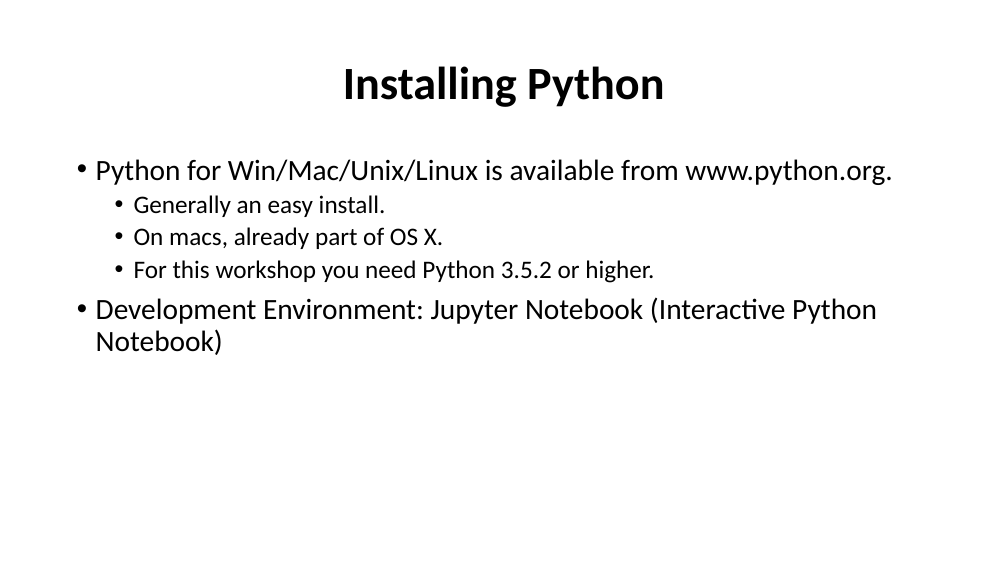
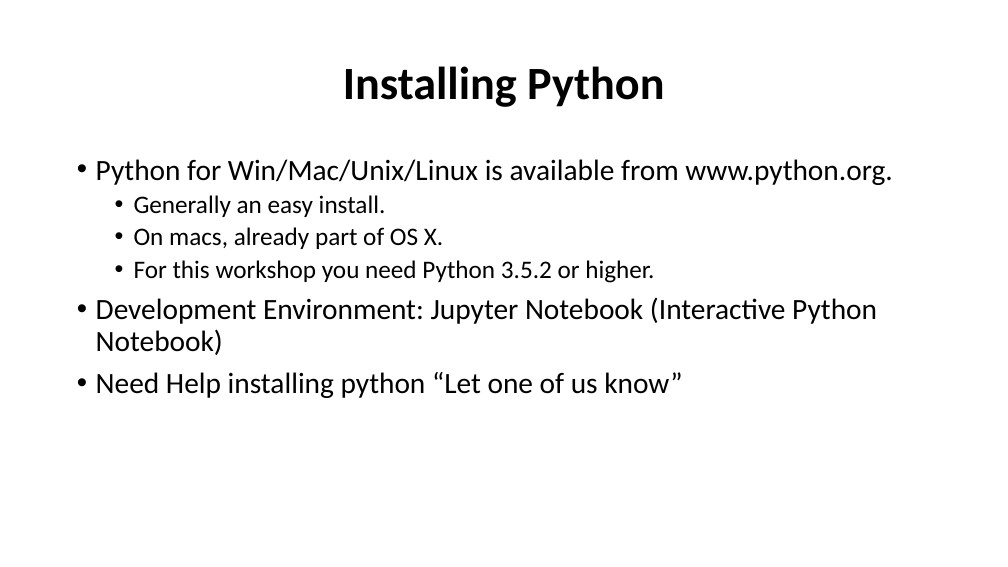
Before and after one commit to rohit-mehra/python_intro, a slide deck: slide 4 of Python.pptx (slide 3 before the commit). Drawn at 1008x567 pixels with LibreOffice and Linux fonts; fonts in the diff are those of the drawing. Boxes give left, top, right and bottom in pixels: in the first picture for what was removed or moved away, otherwise in the second. Text is boxed around its words. In the diff, an @@ line names an element or a change of style, - is before the commit and + after.

```diff
--- a/Python.pptx
+++ b/Python.pptx
@@ text at (96, 372, 682, 398): paragraph added @@
+• Need Help installing python “Let one of us know”
```
Also in this commit, not shown: 3 other slides changed, 1 slide added, 5 slides removed, 10 other files.
